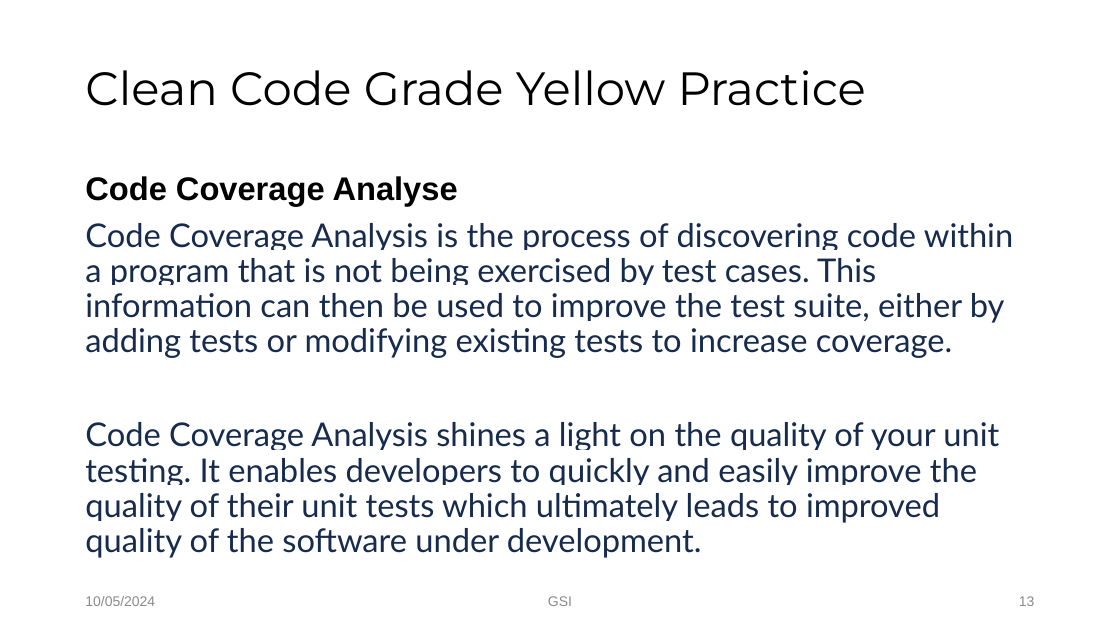
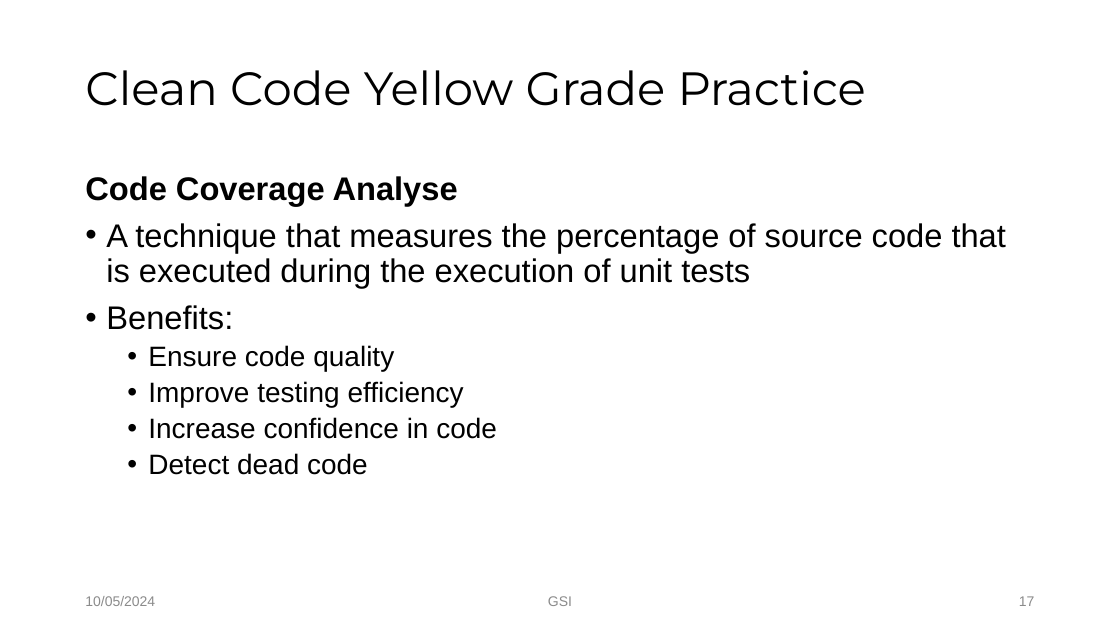
Before and after one commit to Tuyen92/my_bag, a slide deck: slide 17 of yellow.pptx (slide 13 before the commit). Drawn at 1120x630 pixels with LibreOffice and Linux fonts; fonts in the diff are those of the drawing; background and template pictures are left out. Boxes give left, top, right and bottom in pixels: in the first picture for what was removed or moved away, otherwise in the second. Text is boxed around its words. In the diff, an @@ line names an element or a change of style, - is before the commit and + after.

Commit message:
pp yellow

```diff
--- a/yellow.pptx
+++ b/yellow.pptx
@@ title at [85, 70, 866, 106]: text changed @@
-Clean Code Grade Yellow Practice
+Clean Code Yellow Grade Practice
@@ text at [106, 223, 1006, 475]: text changed; font Lato to Arial; text colour #172B4D to #000000 @@
-Code Coverage Analysis is the process of discovering code within a program that is not being exercised by test cases. This information can then be used to improve the test suite, either by adding tests or modifying existing tests to increase coverage.
-Code Coverage Analysis shines a light on the quality of your unit testing. It enables developers to quickly and easily improve the quality of their unit tests which ultimately leads to improved quality of the software under development.
+• A technique that measures the percentage of source code that is executed during the execution of unit tests
+• Benefits:
+  • Ensure code quality
+  • Improve testing efficiency
+  • Increase confidence in code
+  • Detect dead code
@@ page number at [1019, 596, 1035, 606]: text changed @@
-13
+17
```
Also in this commit, not shown: 12 other slides changed, 4 slides added.
